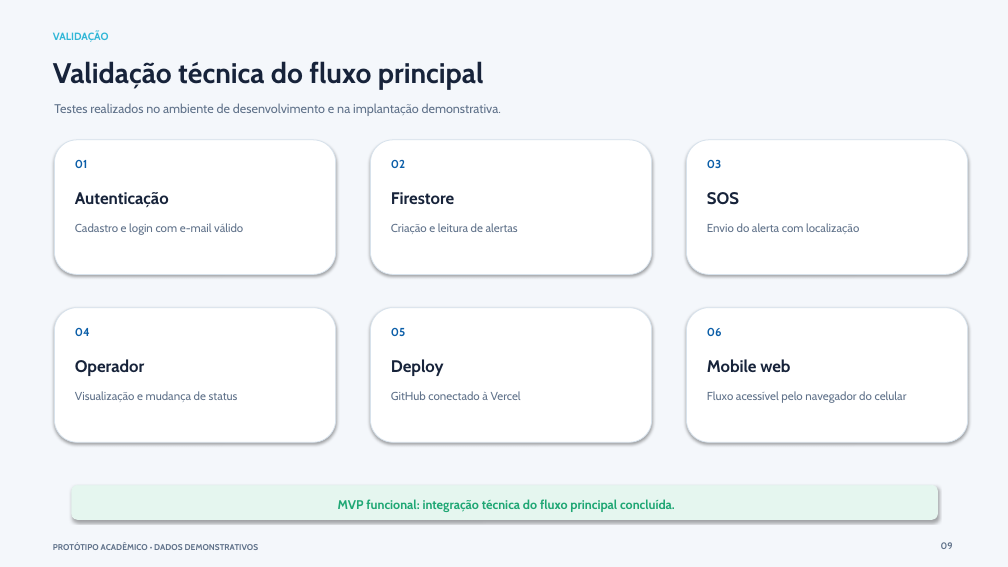
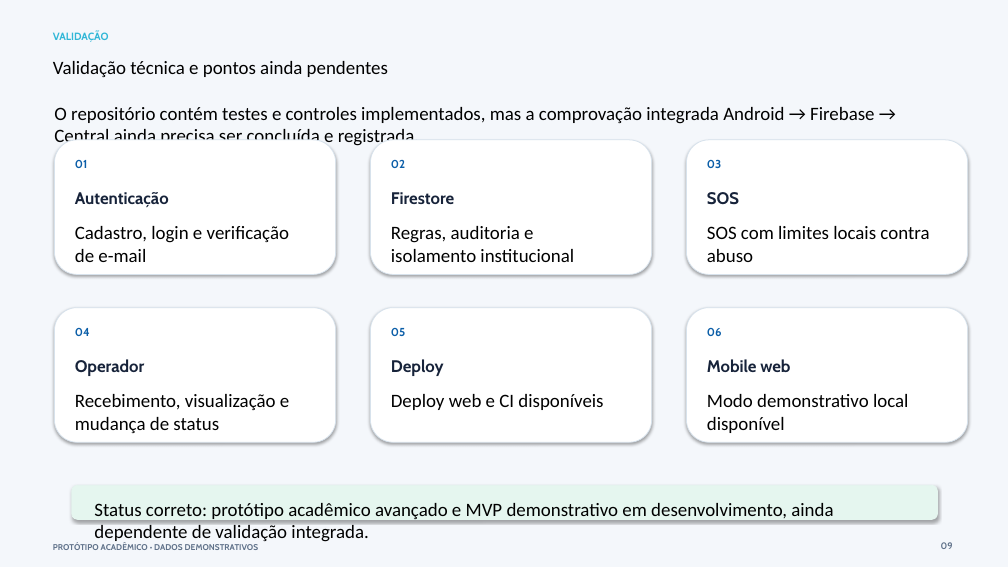
Before and after one commit to Priscillacahino/UniGuard, a slide deck: slide 9 of UniGuard_Apresentacao_Profissional_Atualizada.pptx. Drawn at 1008x567 pixels with LibreOffice and Linux fonts; fonts in the diff are those of the drawing. Boxes give left, top, right and bottom in pixels: in the first picture for what was removed or moved away, otherwise in the second. Text is boxed around its words. In the diff, an @@ line names an element or a change of style, - is before the commit and + after.

```diff
--- a/UniGuard_Apresentacao_Profissional_Atualizada.pptx
+++ b/UniGuard_Apresentacao_Profissional_Atualizada.pptx
@@ text at box(53, 61, 388, 77): text changed; size 27 to 18 pt; font Cabin to Calibri; text colour #17233A to #000000; bold off @@
-Validação técnica do fluxo principal
+Validação técnica e pontos ainda pendentes
@@ text at box(54, 107, 874, 146): text changed; size 12 to 18 pt; font Cabin to Calibri; text colour #60728A to #000000 @@
-Testes realizados no ambiente de desenvolvimento e na implantação demonstrativa.
+O repositório contém testes e controles implementados, mas a comprovação integrada Android → Firebase → Central ainda precisa ser concluída e registrada.
@@ text at box(75, 226, 289, 262): text changed; size 11 to 18 pt; font Cabin to Calibri; text colour #60728A to #000000 @@
-Cadastro e login com e-mail válido
+Cadastro, login e verificação de e-mail
@@ text at box(391, 226, 574, 262): text changed; size 11 to 18 pt; font Cabin to Calibri; text colour #60728A to #000000 @@
-Criação e leitura de alertas
+Regras, auditoria e isolamento institucional
@@ text at box(707, 226, 929, 262): text changed; size 11 to 18 pt; font Cabin to Calibri; text colour #60728A to #000000 @@
-Envio do alerta com localização
+SOS com limites locais contra abuso
@@ text at box(75, 394, 289, 433): text changed; size 11 to 18 pt; font Cabin to Calibri; text colour #60728A to #000000 @@
-Visualização e mudança de status
+Recebimento, visualização e mudança de status
@@ text at box(391, 394, 603, 410): text changed; size 11 to 18 pt; font Cabin to Calibri; text colour #60728A to #000000 @@
-GitHub conectado à Vercel
+Deploy web e CI disponíveis
@@ text at box(707, 394, 908, 433): text changed; size 11 to 18 pt; font Cabin to Calibri; text colour #60728A to #000000 @@
-Fluxo acessível pelo navegador do celular
+Modo demonstrativo local disponível
@@ text at box(94, 503, 833, 543): text changed; size 12 to 18 pt; font Cabin to Calibri; text colour #1FA774 to #000000; bold off @@
-MVP funcional: integração técnica do fluxo principal concluída.
+Status correto: protótipo acadêmico avançado e MVP demonstrativo em desenvolvimento, ainda dependente de validação integrada.
```
Also in this commit, not shown: 5 other slides changed, 3 slides added, 1 other file.
